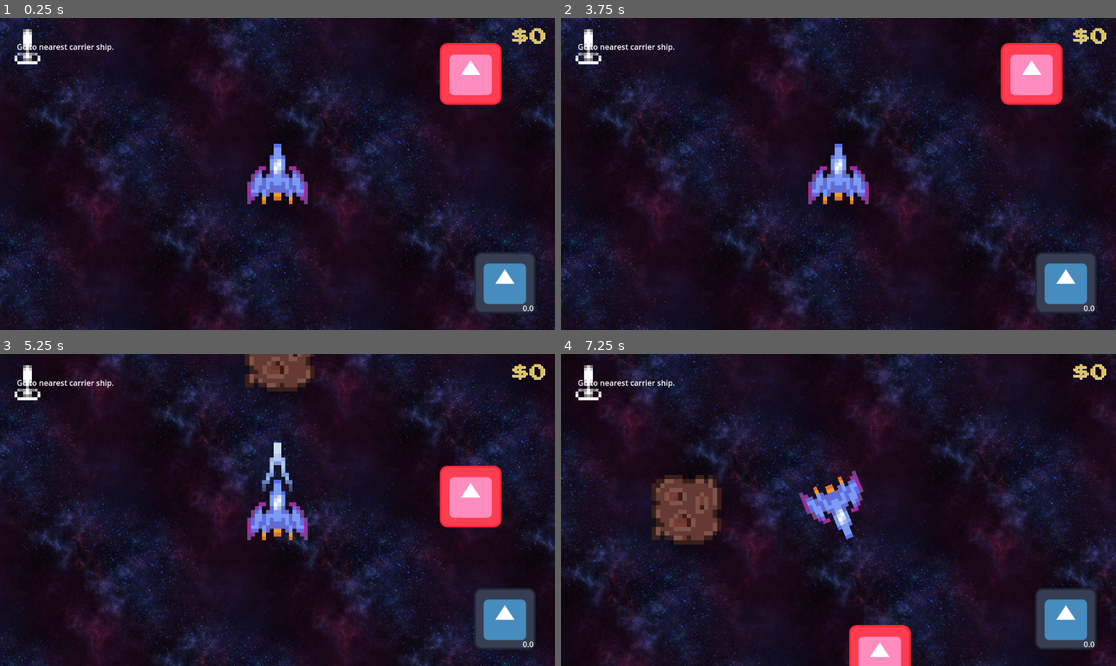
Above: before the commit, frames 1-4 (two rows, left to right).
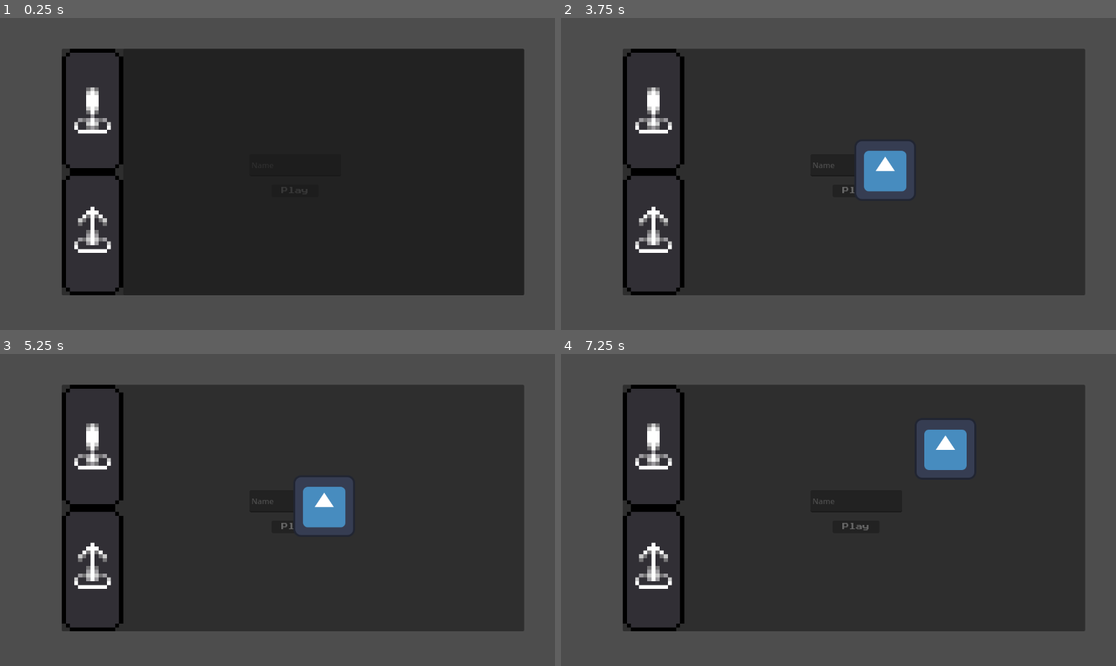
Above: after the commit, the same moments.

Repository: joegriffin2000/starship_jousting_godot
Game: Godot game, scene res://UI/TitleScreen/titleScreen.tscn
The game is run twice, just before and just after one commit, with the same random seed, the same clock (stepped at 60 frames per second) and the same inputs. Before the commit the project starts from res://mainspace.tscn. The engine's default icon, where the game draws it, is replaced by a stand-in: a white triangle on a blue panel in a dark square.
Inputs (mouse positions are in pixels of both pictures, inside the frame that each line leads up to):
- Up to frame 1 (0.25 s): no input
- Up to frame 2 (3.75 s): click (855, 189) at 0.5 s, where only the run after the commit has a clickable "Play"; click (855, 189) at 1.25 s, where only the run after the commit has a clickable "Play"; click (1066, 283) at 2.02 s; click (655, 111) at 2.77 s; click (655, 233) at 3.52 s
- Up to frame 3 (5.25 s): click (321, 506) at 4.27 s; tap Enter at 5 s; move the mouse to (399, 494) at 5.02 s; hold D (right) from 5.03 s (still down); hold Space (dash) from 5.03 s (still down); click (399, 494) at 5.17 s
- Up to frame 4 (7.25 s): release D (right) at 5.75 s; release Space (dash) at 5.75 s; drag from (727, 525) to (788, 469) at 5.77 s; move the mouse to (894, 441) at 6.52 s; hold D (right) from 6.53 s (still down); tap Mouse wheel down (scroll_down) at 6.6 s

The runs differ from the first frame. In frame 1, 65% of the frame differs, in the area x 0-100%, y 0-100%; in frame 2, 93%; in frame 3, 93%; in frame 4, 92%.
Error before the commit: Parse Error: Class "Hitbox" hides a global script class. (res://Logic/hitbox.gd:2)

Commit message:
Initial Title Screen
Initial title screen with text field, play button and simple page navigation.

known issue: loading the game places the shop menu scene over the title screen so I need to figure out how to remove it.

Diff:
--- a/UI/TitleScreen/titleScreen.tscn
+++ b/UI/TitleScreen/titleScreen.tscn
@@ -1,3 +1,42 @@
-[gd_scene format=3 uid="uid://bes030ss6u4hd"]
+[gd_scene load_steps=3 format=3 uid="uid://bes030ss6u4hd"]
+
+[ext_resource type="Script" path="res://UI/TitleScreen/title_screen.gd" id="1_trl2a"]
+[ext_resource type="FontFile" uid="uid://cjg5r33t68mr1" path="res://fonts/PressStart2P-vaV7.ttf" id="2_5q5m3"]
 
 [node name="TitleScreen" type="Node2D"]
+position = Vector2(612, 338)
+script = ExtResource("1_trl2a")
+
+[node name="PlayButton" type="Button" parent="."]
+anchors_preset = 8
+anchor_left = 0.5
+anchor_top = 0.5
+anchor_right = 0.5
+anchor_bottom = 0.5
+offset_left = -48.0
+offset_top = 8.0
+offset_right = 49.0
+offset_bottom = 34.0
+grow_horizontal = 2
+grow_vertical = 2
+theme_override_fonts/font = ExtResource("2_5q5m3")
+theme_override_font_sizes/font_size = 14
+button_mask = 0
+text = "Play"
+
+[node name="LineEdit" type="LineEdit" parent="."]
+anchors_preset = 8
+anchor_left = 0.5
+anchor_top = 0.5
+anchor_right = 0.5
+anchor_bottom = 0.5
+offset_left = -94.0
+offset_top = -55.0
+offset_right = 96.0
+offset_bottom = -9.0
+grow_horizontal = 2
+grow_vertical = 2
+placeholder_text = "Name"
+
+[connection signal="pressed" from="PlayButton" to="." method="_on_play_button_pressed"]
+[connection signal="text_changed" from="LineEdit" to="." method="_on_line_edit_text_changed"]
--- /dev/null
+++ b/UI/TitleScreen/title_screen.gd
@@ -0,0 +1,17 @@
+extends Node2D
+
+#all this script does right now is
+# • navigate to the mainspace on button press
+# • allow the user to put in a userName
+
+@export var playerName: String
+
+func _on_play_button_pressed() -> void:
+	if !playerName.is_empty():
+		get_tree().change_scene_to_file("res://mainspace.tscn")
+		ShipData.playerName = playerName
+	else:
+		print("ERROR: NO NAME PROVIDED")
+
+func _on_line_edit_text_changed(new_text: String) -> void:
+	playerName = new_text
--- a/logic/ship_data.gd
+++ b/logic/ship_data.gd
@@ -1,4 +1,7 @@
 extends Node
+
+#Player name
+@export var playerName : String = "player1"
 
 #Ship stats
 @export var speed = 300
--- a/project.godot
+++ b/project.godot
@@ -11,7 +11,7 @@
 [application]
 
 config/name="StarshipJousting"
-run/main_scene="res://mainspace.tscn"
+run/main_scene="res://UI/TitleScreen/titleScreen.tscn"
 config/features=PackedStringArray("4.3", "GL Compatibility")
 config/icon="res://Sprites/icon.svg"
 
Not shown, changed: .DS_Store
